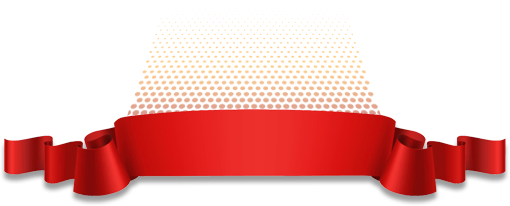
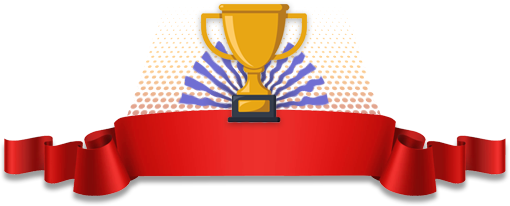
Layered file, before and after one edit (510×206). Changes by layer:
showed "Layer 1" over (201, 4, 307, 123)
showed "Layer 4" over (178, 33, 330, 130)
